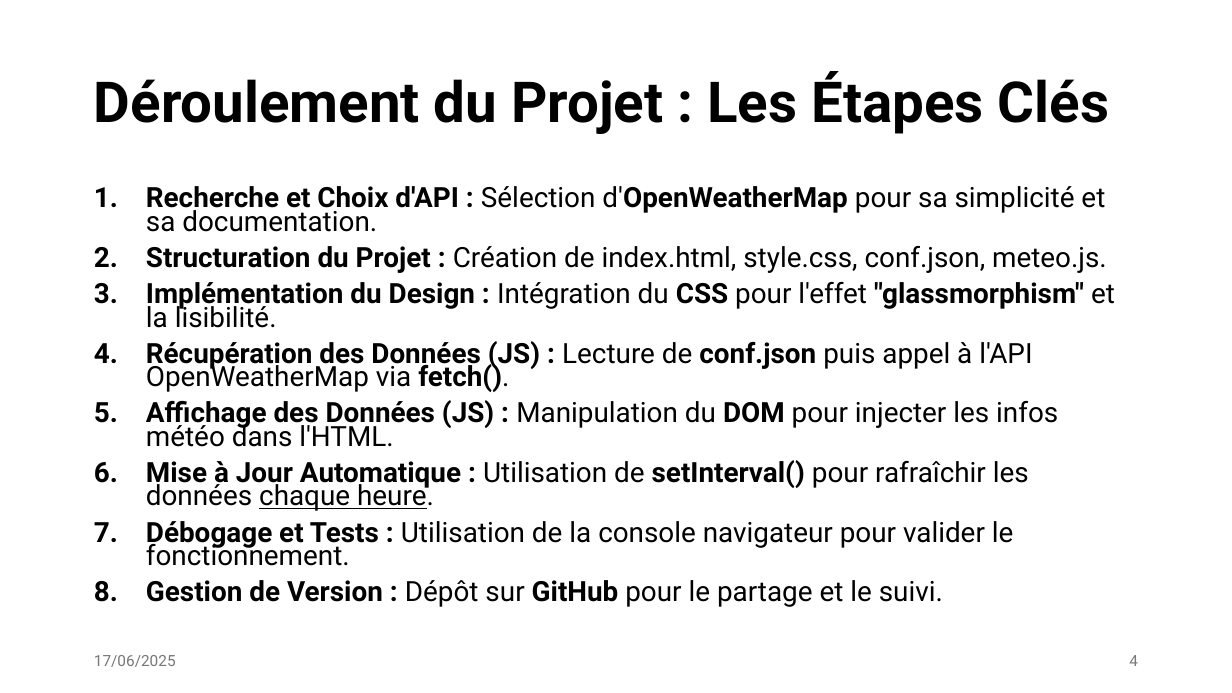
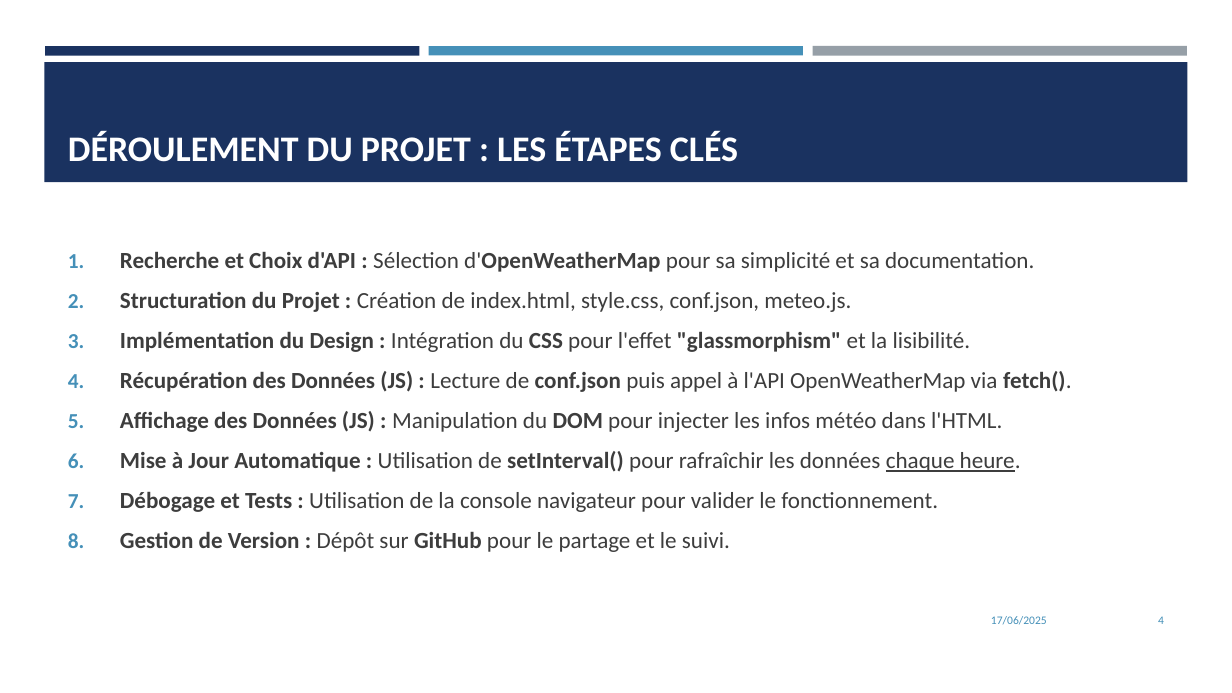
Before and after one commit to ualtas/meteoscope, a slide deck: slide 4 of meteoscop.pptx. Drawn at 1232x693 pixels with LibreOffice and Linux fonts; fonts in the diff are those of the drawing. Boxes give left, top, right and bottom in pixels: in the first picture for what was removed or moved away, otherwise in the second. Text is boxed around its words. In the diff, an @@ line names an element or a change of style, - is before the commit and + after.

Commit message:
modif la presentation meteoscop.pptx

```diff
--- a/meteoscop.pptx
+++ b/meteoscop.pptx
@@ rectangle added at box(45, 46, 420, 55), fill #1A3260 @@
@@ rectangle added at box(429, 46, 803, 55), fill #4590B8 @@
@@ rectangle added at box(812, 46, 1187, 56), fill #969FA7 @@
@@ rectangle added at box(44, 62, 1188, 182), fill #1A3260 @@
@@ title "DÉROULEMENT DU PROJET : LES ..." at box(68, 131, 738, 162): vertical alignment middle to bottom @@
@@ title at box(68, 131, 738, 162): text changed; size 44 to 28 pt; font Roboto to Calibri; text colour #000000 to #FFFFFF @@
-Déroulement du Projet : Les Étapes Clés
+DÉROULEMENT DU PROJET : LES ÉTAPES CLÉS
@@ text "Recherche et Choix d'API : ...": place and size @@
-text "Recherche et Choix d'API : ..." at box(146, 186, 1115, 607)
+text "Recherche et Choix d'API : ..." at box(120, 252, 1071, 552)
@@ text "Recherche et Choix d'API : ..." at box(120, 252, 1071, 552): size 21.7 to 18 pt, font Roboto to Calibri, text colour #000000 to #3D3D3D; line spacing 0.7 to 1; vertical alignment top to middle @@
@@ text "17/06/2025": place and size @@
-text "17/06/2025" at box(94, 655, 176, 667)
+text "17/06/2025" at box(991, 616, 1047, 625)
@@ text "17/06/2025" at box(991, 616, 1047, 625): size 12 to 9 pt, font Roboto to Calibri, text colour #797979 to #4590B8; alignment left to right @@
@@ page number: place and size @@
-page number at box(1129, 655, 1138, 666)
+page number at box(1158, 616, 1164, 624)
@@ page number at box(1158, 616, 1164, 624): size 12 to 9 pt, font Roboto to Calibri, text colour #797979 to #4590B8 @@
```
Also in this commit, not shown: 10 other slides changed.
